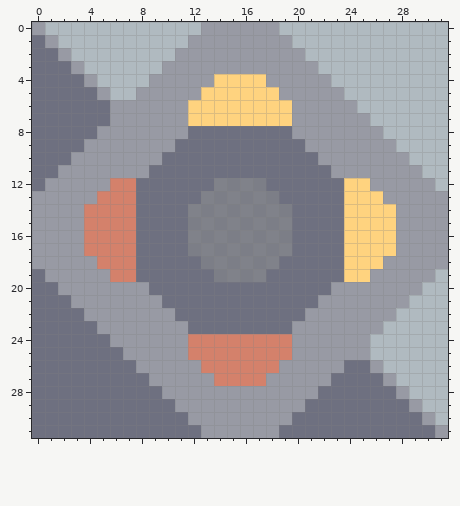
Edited in one commit: pixel-art sprite (sprites-override/blocks/storage/unloader.png). The picture above was drawn from the file before the commit.
The file is 32x32 pixels.
After the commit:
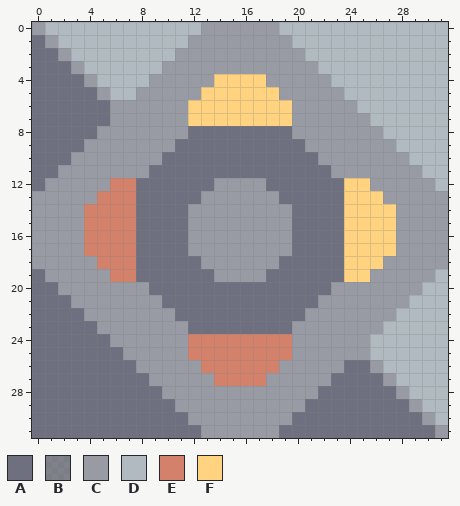
Palette (. is transparent): A #6e7080  B #989aa4b3  C #989aa4  D #b0bac0  E #d4816b  F #ffd37f
The exact change:
@@ x 10..21 @@
 11 AAAAAAAAAAAA
-12 AAAABBBBAAAA
-13 AAABBBBBBAAA
-14 AABBBBBBBBAA
-15 AABBBBBBBBAA
-16 AABBBBBBBBAA
-17 AABBBBBBBBAA
-18 AAABBBBBBAAA
-19 AAAABBBBAAAA
+12 AAAACCCCAAAA
+13 AAACCCCCCAAA
+14 AACCCCCCCCAA
+15 AACCCCCCCCAA
+16 AACCCCCCCCAA
+17 AACCCCCCCCAA
+18 AAACCCCCCAAA
+19 AAAACCCCAAAA
 20 AAAAAAAAAAAA
Boxes around the changes in both pictures, in picture pixels (x1, y1, x2, y2):
changed: (188, 178, 292, 282)
